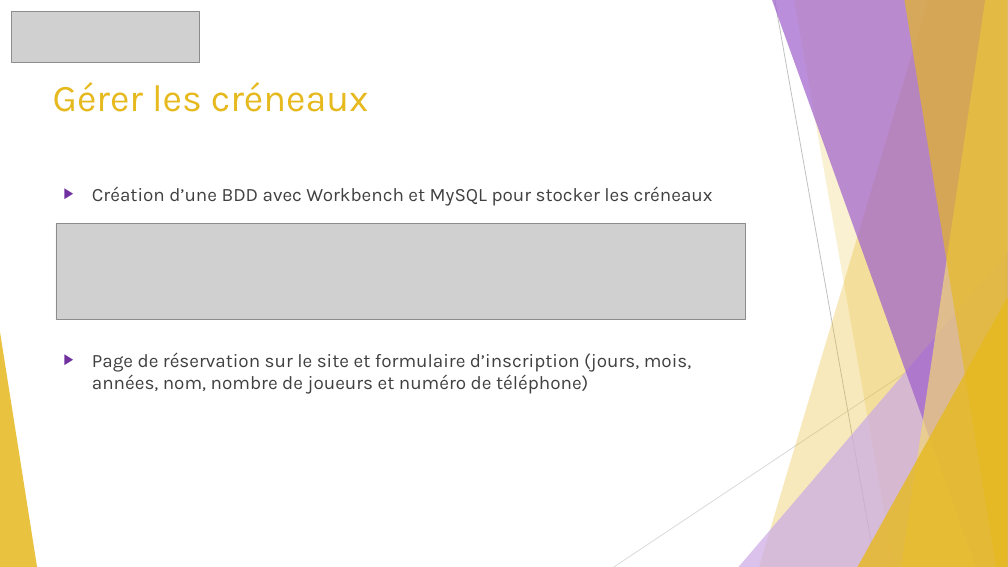
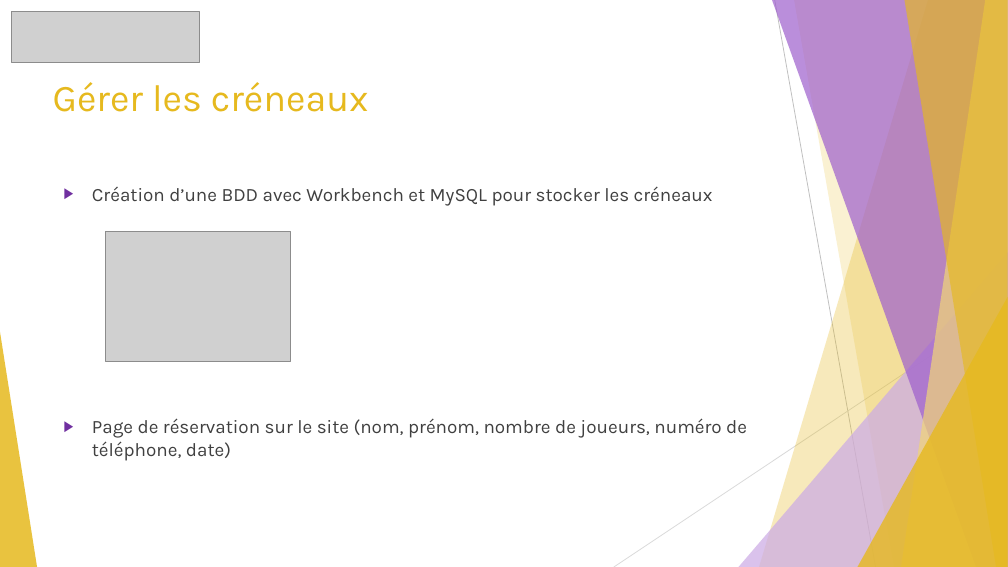
Before and after one commit to GuiguiMvn/Systeme-Escape-Game-Telethon, a slide deck: slide 7 of Cyril/Présentation.pptx. Drawn at 1008x567 pixels with LibreOffice and Linux fonts; fonts in the diff are those of the drawing; grey boxes stand for pictures. Boxes give left, top, right and bottom in pixels: in the first picture for what was removed or moved away, otherwise in the second. Text is boxed around its words. In the diff, an @@ line names an element or a change of style, - is before the commit and + after.

```diff
--- a/Cyril/Présentation.pptx
+++ b/Cyril/Présentation.pptx
@@ picture removed at bbox=[56, 223, 745, 320] @@
@@ picture added at bbox=[106, 231, 291, 361] @@
@@ text at bbox=[92, 418, 747, 461]: text changed @@
-▶ Page de réservation sur le site et formulaire d’inscription (jours, mois, années, nom, nombre de joueurs et numéro de téléphone)
+▶ Page de réservation sur le site (nom, prénom, nombre de joueurs, numéro de téléphone, date)
```
Also in this commit, not shown: 1 other slide changed, 2 other files.
